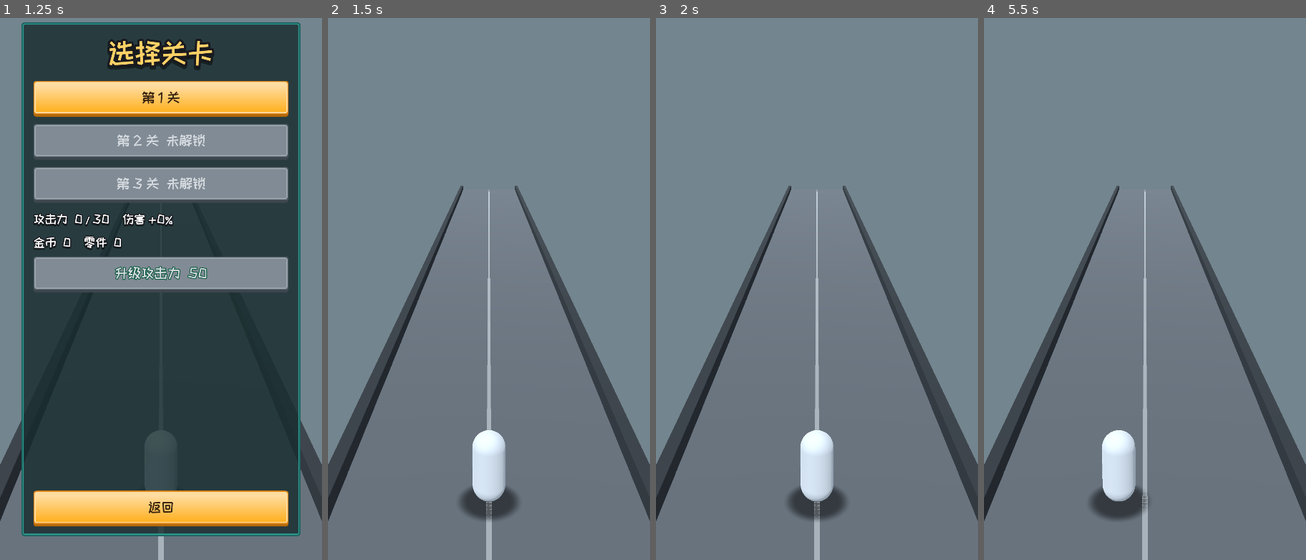
Above: before the commit, frames 1-4 (left to right).
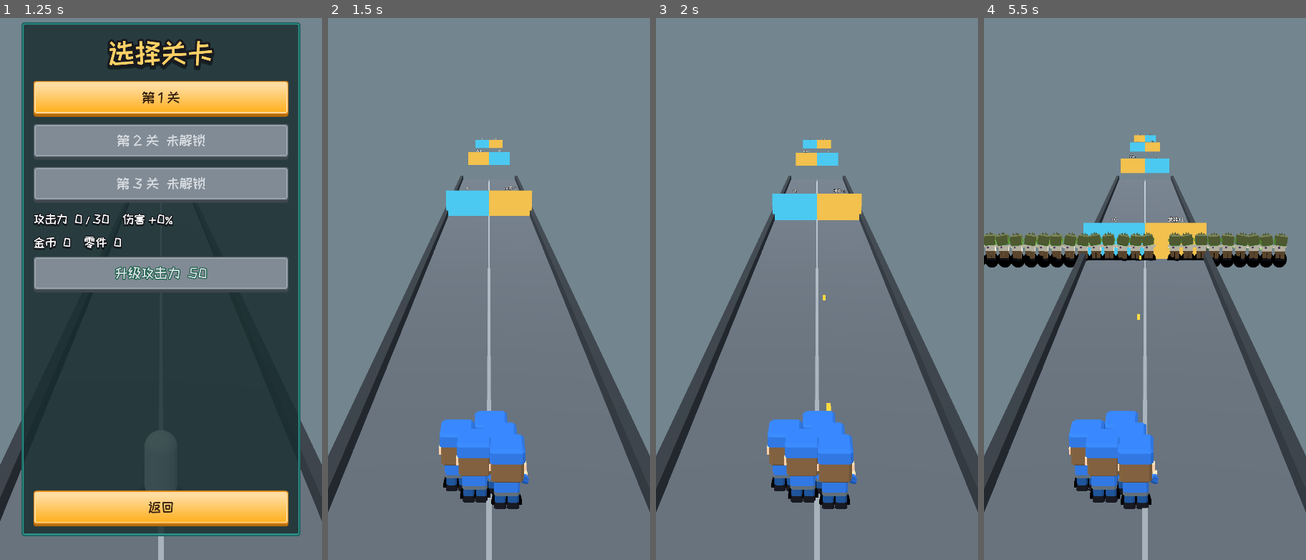
Above: after the commit, the same moments.

Repository: sylsaint/zombie-blaster
Game: Godot game, scene res://scenes/main.tscn
Same seed, same stepped clock (60 frames per second), same inputs: the game is played once before the commit and once after it.
Inputs (mouse positions are in pixels of both pictures, inside the frame that each line leads up to):
- Up to frame 1 (1.25 s): click "开始" at 0.5 s
- Up to frame 2 (1.5 s): click "第 1 关" at 1.25 s
- Up to frame 3 (2 s): no input
- Up to frame 4 (5.5 s): tap Enter at 2 s; move the mouse to (1215, 245) at 2.02 s; hold Shift 2.03-2.75 s; click (1215, 245) at 2.17 s; drag from (1080, 299) to (1128, 386) at 2.77 s; move the mouse to (1177, 148) at 3.52 s; tap Ctrl at 3.6 s; click (1177, 148) at 3.67 s; drag from (1128, 386) to (1048, 186) at 4.27 s; move the mouse to (1241, 359) at 5.02 s; tap Alt at 5.1 s; click (1241, 359) at 5.17 s

Frame 1 is identical in both runs. In frame 2, 9.4% of the frame differs, in the area x 0-100%, y 22-93%; in frame 3, 9.5%; in frame 4, 14%, in the area x 0-100%, y 21-93%.

Commit message:
Render the level-1 squad, gates, and zombie waves in the game scene.
The main scene was ticking the level session while the view stayed on the greybox capsule. LevelHost now presents that session with the existing crowd and gate views, and drag steers the squad.

Co-authored-by: nihilism9 <sylsaint@users.noreply.github.com>

Diff:
--- a/scripts/campaign_flow.gd
+++ b/scripts/campaign_flow.gd
@@ -19,6 +19,9 @@
 var _current_level: int = 1
 var _presented: bool = false
 var _wired: bool = false
+var _shot_path: String = ""
+var _shot_after: float = 6.0
+var _shot_phase: int = 0
 
 
 func _ready() -> void:
@@ -38,6 +41,7 @@
 	store.path = save_path
 	profile = store.load_profile()
 	_show_menu()
+	_arm_level1_shot()
 
 
 func _process(_delta: float) -> void:
@@ -49,6 +53,7 @@
 		zero_gameplay_time = now
 	if session.result != null and not _presented:
 		_present(session.result, now)
+	_tick_level1_shot()
 
 
 func begin_level(level_index: int) -> void:
@@ -80,6 +85,67 @@
 	_refresh_meta()
 
 
+func _arm_level1_shot() -> void:
+	for arg in OS.get_cmdline_user_args():
+		if arg.begins_with("--level1-shot="):
+			_shot_path = arg.trim_prefix("--level1-shot=")
+	if _shot_path == "":
+		return
+	call_deferred("_play_level1_for_shot")
+
+
+func _play_level1_for_shot() -> void:
+	if menu_view != null:
+		var play := menu_view.get_node_or_null("%Play") as BaseButton
+		if play != null:
+			play.pressed.emit()
+	if select_view != null:
+		var level_button := select_view.get_node_or_null("%Level1") as BaseButton
+		if level_button != null:
+			level_button.pressed.emit()
+	_pin_shot_lane()
+
+
+func _pin_shot_lane() -> void:
+	if host == null or host.session == null or host.session.sim == null:
+		return
+	# Left of center, on the level-1 add gate, with both gates still in frame.
+	host.session.sim.squad.target_x = -1.6
+
+
+func _tick_level1_shot() -> void:
+	if _shot_path == "" or _shot_phase >= 2:
+		return
+	_pin_shot_lane()
+	if _shot_phase == 0:
+		if _gameplay_time() < _shot_after:
+			return
+		visible = false
+		_shot_phase = 1
+		return
+	_save_level1_shot()
+	_shot_phase = 2
+	get_tree().quit()
+
+
+func _save_level1_shot() -> void:
+	var viewport := get_viewport()
+	var texture := viewport.get_texture() if viewport != null else null
+	var image: Image = texture.get_image() if texture != null else null
+	if image == null:
+		push_error("Level 1 screenshot viewport was empty")
+		return
+	var path := _shot_path
+	if path.begins_with("res://"):
+		path = ProjectSettings.globalize_path(path)
+	DirAccess.make_dir_recursive_absolute(path.get_base_dir())
+	var err := image.save_png(path)
+	if err != OK:
+		push_error("Could not save level 1 screenshot: %s" % error_string(err))
+		return
+	print("LEVEL1_SHOT %s" % path)
+
+
 func _gameplay_time() -> float:
 	var clock := get_node_or_null("/root/GameClock")
 	if clock == null:
--- a/scripts/gate_view.gd
+++ b/scripts/gate_view.gd
@@ -2,6 +2,8 @@
 extends Node3D
 ## A handful of MeshInstance3D gates. Not part of the crowd batch.
 
+
+const LABEL_FONT := preload("res://assets/ui/fonts/NotoSansSC-Medium.otf")
 
 var _spans: Array[GateSpan] = []
 var _materials: Array[StandardMaterial3D] = []
@@ -56,6 +58,7 @@
 	add_child(mesh_node)
 	var label := Label3D.new()
 	label.text = GateRules.label_for(span)
+	label.font = LABEL_FONT
 	label.position = mesh_node.position + Vector3(0.0, 1.35, 0.0)
 	label.billboard = BaseMaterial3D.BILLBOARD_ENABLED
 	label.font_size = 64
--- a/scripts/level_host.gd
+++ b/scripts/level_host.gd
@@ -3,16 +3,28 @@
 ## Loads chapter-1 levels for the game scene. A run starts only from start_level,
 ## so the greybox boot stays quiet. Meta attack is the squad's existing input
 ## and is not folded into the gate or skill bonus.
+##
+## The fight itself is the existing CombatSim. This node only presents it:
+## CrowdView (the stress-scene MultiMeshes), GateView, and the chase camera.
 
+
+const RAIL_X := 3.75
 
 var levels: Array[LevelData] = []
 var session: LevelSession
 var boss_view: BossView
+var crowd: CrowdView
+var gates: GateView
+var gate_groups: Array = []
 var _running: bool = false
 
 
 func _ready() -> void:
 	levels = LevelCatalog.load_all()
+
+
+func running() -> bool:
+	return _running
 
 
 func start_level(level_index: int, meta_attack_levels: int = 0) -> void:
@@ -23,7 +35,11 @@
 	session = LevelSession.new()
 	session.start(level, get_node("/root/GameClock"))
 	session.sim.squad.meta_attack_levels = clampi(meta_attack_levels, 0, WeaponMods.META_ATTACK_CAP)
+	_ensure_views()
+	_hide_placeholder()
+	_present_gates(level)
 	_running = true
+	_sync_view()
 
 
 func _process(_delta: float) -> void:
@@ -31,9 +47,103 @@
 		return
 	var clock := get_node("/root/GameClock")
 	session.tick(float(clock.gameplay_delta))
-	_sync_boss_view()
+	_sync_view()
 	if session.result != null:
 		_running = false
+
+
+static func groups_from_level(level: LevelData) -> Array:
+	var groups: Array = []
+	if level == null:
+		return groups
+	for event in level.sorted_events():
+		if event.kind != "gate_group":
+			continue
+		var group := GateGroup.new()
+		group.z = -event.distance
+		for spec in event.gates:
+			group.spans.append(span_for_spec(spec))
+		groups.append(group)
+	return groups
+
+
+static func span_for_spec(spec: GateSpec) -> GateSpan:
+	var span := GateSpan.new()
+	if spec == null:
+		return span
+	span.kind = spec.kind
+	span.amount = spec.amount
+	# Same half-lane split GateSpec.contains_x uses. x = 0 belongs to the right gate.
+	if spec.side == "full":
+		span.x_min = -RAIL_X
+		span.x_max = RAIL_X
+	elif spec.side == "left":
+		span.x_min = -RAIL_X
+		span.x_max = 0.0
+	else:
+		span.x_min = 0.0
+		span.x_max = RAIL_X
+	return span
+
+
+func _ensure_views() -> void:
+	if crowd != null and is_instance_valid(crowd):
+		return
+	var parent := get_parent()
+	if parent == null:
+		return
+	crowd = CrowdView.new()
+	crowd.name = "Crowd"
+	parent.add_child(crowd)
+	crowd.setup()
+	gates = GateView.new()
+	gates.name = "Gates"
+	parent.add_child(gates)
+
+
+func _present_gates(level: LevelData) -> void:
+	gate_groups = groups_from_level(level)
+	if gates != null:
+		gates.build(gate_groups)
+
+
+func _hide_placeholder() -> void:
+	var parent := get_parent()
+	if parent == null:
+		return
+	var player := parent.get_node_or_null("Player")
+	if player == null:
+		return
+	for child_name in ["Body", "BlobShadow"]:
+		var mesh := player.get_node_or_null(child_name) as GeometryInstance3D
+		if mesh != null:
+			mesh.visible = false
+
+
+func _sync_view() -> void:
+	if session == null or session.sim == null:
+		return
+	if crowd != null:
+		crowd.sync(session.sim)
+	if gates != null:
+		gates.refresh()
+	_follow_squad()
+	_sync_boss_view()
+
+
+func _follow_squad() -> void:
+	var parent := get_parent()
+	if parent == null:
+		return
+	var anchor := session.sim.squad.position
+	var camera := parent.get_node_or_null("ChaseCamera") as Camera3D
+	if camera != null:
+		camera.position = Vector3(0.0, 8.5, anchor.z + 12.0)
+		camera.look_at(Vector3(0.0, 1.0, anchor.z - 16.0), Vector3.UP)
+	for node_name in ["Ground", "CenterStripe", "RailLeft", "RailRight"]:
+		var mesh := parent.get_node_or_null(node_name) as Node3D
+		if mesh != null:
+			mesh.position.z = anchor.z - 20.0
 
 
 func _sync_boss_view() -> void:
--- a/scripts/player.gd
+++ b/scripts/player.gd
@@ -1,5 +1,5 @@
 extends Node3D
-## Greybox squad stand-in. Horizontal drag moves X; Z stays put until levels exist.
+## Horizontal drag. During a level it steers the squad; the menu still slides the stand-in.
 
 const _LaneMotion := preload("res://scripts/lane_motion.gd")
 
@@ -21,5 +21,19 @@
 	if drag.index != 0:
 		return
 	var width := get_viewport().get_visible_rect().size.x
-	position.x = _LaneMotion.apply_drag(position.x, drag.relative.x, width, lane_half_width)
+	var squad := _live_squad()
+	if squad != null:
+		squad.apply_drag(drag.relative.x, width)
+	else:
+		position.x = _LaneMotion.apply_drag(position.x, drag.relative.x, width, lane_half_width)
 	get_viewport().set_input_as_handled()
+
+
+func _live_squad() -> SquadAnchor:
+	var parent := get_parent()
+	if parent == null:
+		return null
+	var host := parent.get_node_or_null("LevelHost") as LevelHost
+	if host == null or not host.running() or host.session == null or host.session.sim == null:
+		return null
+	return host.session.sim.squad
--- /dev/null
+++ b/tests/test_level1_playable.gd
@@ -0,0 +1,171 @@
+extends GutTest
+## Boots the main scene, taps 开始 then 第 1 关, and runs the real level.
+
+
+const RUN_SECONDS := 15.0
+const FRAME_CAP := 8000
+
+
+func test_level1_spawns_gates_squad_and_zombies() -> void:
+	var packed := load("res://scenes/main.tscn") as PackedScene
+	var main := packed.instantiate()
+	add_child_autofree(main)
+	await get_tree().process_frame
+	var menu := main.get_node("UI/MainMenu") as MainMenu
+	var play := menu.get_node("%Play") as Button
+	assert_eq(play.text, "开始")
+	assert_true(menu.visible)
+	play.pressed.emit()
+	await get_tree().process_frame
+	var select := main.get_node("UI/LevelSelect") as LevelSelect
+	var level_button := select.get_node("%Level1") as Button
+	assert_false(level_button.disabled)
+	assert_eq(level_button.text, "第 1 关")
+	level_button.pressed.emit()
+
+	var host := main.get_node("LevelHost") as LevelHost
+	assert_not_null(host.session, "level 1 did not start")
+	assert_eq(host.session.level.level_index, 1)
+	assert_false((main.get_node("Player/Body") as GeometryInstance3D).visible)
+	assert_false((main.get_node("Player/BlobShadow") as GeometryInstance3D).visible)
+	_assert_gates_match_level(host)
+	_assert_drag_steers_the_squad(main, host)
+
+	var add_gate := _first_add_gate(host.session.level)
+	assert_not_null(add_gate, "level 1 has no add-soldier gate")
+	var add_side := _add_side(add_gate)
+	var squad := host.session.sim.squad
+	var clock := get_node("/root/GameClock")
+	var started := float(clock.gameplay_time)
+	var prev_count := squad.count
+	var prev_traveled := host.session.traveled
+	var count_before := -1
+	var count_after := -1
+	var crossed := false
+	var soldiers_seen := 0
+	var enemies_seen := 0
+	var spawned := 0
+	# 15 s of gameplay through the same LevelHost._process the scene runs.
+	# Stepping the clock keeps the run on game time instead of a stalled frame.
+	var steps := int(round(RUN_SECONDS / 0.05))
+	var frames := 0
+	while frames < steps and frames < FRAME_CAP:
+		_pin_add_side(squad, add_side)
+		clock.advance(0.05)
+		host._process(0.05)
+		frames += 1
+		if host.session == null or host.session.sim == null:
+			break
+		squad = host.session.sim.squad
+		soldiers_seen = maxi(soldiers_seen, _visible(host.crowd.squad_body_mm))
+		enemies_seen = maxi(enemies_seen, _enemy_instances(host.crowd))
+		spawned = maxi(spawned, host.session.sim.enemies.kill_count + host.session.grunt_alive())
+		if not crossed and prev_traveled < add_gate.distance and host.session.traveled + 0.0001 >= add_gate.distance:
+			count_before = prev_count
+			count_after = squad.count
+			crossed = true
+		prev_count = squad.count
+		prev_traveled = host.session.traveled
+	assert_almost_eq(float(clock.gameplay_time) - started, RUN_SECONDS, 0.06, "clock did not advance %s s (%d steps)" % [RUN_SECONDS, frames])
+	assert_true(crossed, "squad never reached the add gate at %.1f m (traveled %.2f, soldiers %d)" % [add_gate.distance, host.session.traveled, squad.count])
+	assert_ne(count_after, count_before, "add gate did not change the soldier count (%d)" % count_before)
+	assert_gt(count_after, count_before, "add gate lowered the squad from %d to %d" % [count_before, count_after])
+	assert_gt(host.crowd.squad_body_mm.multimesh.instance_count, 0)
+	assert_gt(host.crowd.squad_weapon_mm.multimesh.instance_count, 0)
+	assert_gt(host.crowd.grunt_mm.multimesh.instance_count, 0)
+	assert_gt(soldiers_seen, 0, "soldier MultiMesh never drew an instance")
+	assert_gt(enemies_seen, 0, "enemy MultiMesh never drew an instance")
+	assert_gt(spawned, 0, "no zombies spawned")
+	assert_gt(squad.count, 0, "the squad was wiped before 15 s")
+	assert_null(host.session.result)
+
+
+func _assert_gates_match_level(host: LevelHost) -> void:
+	var level := host.session.level
+	var configured := level.gate_groups()
+	assert_eq(configured.size(), level.gate_group_count)
+	assert_gt(configured.size(), 0)
+	assert_eq(host.gate_groups.size(), configured.size())
+	var expected_spans := 0
+	var i := 0
+	while i < configured.size():
+		var event := configured[i]
+		var group := host.gate_groups[i] as GateGroup
+		assert_not_null(group)
+		assert_almost_eq(group.z, -event.distance, 0.001)
+		assert_eq(group.spans.size(), event.gates.size())
+		var s := 0
+		while s < event.gates.size():
+			var spec := event.gates[s] as GateSpec
+			var span := group.spans[s] as GateSpan
+			var built := LevelHost.span_for_spec(spec)
+			assert_eq(span.kind, spec.kind)
+			assert_almost_eq(span.amount, spec.amount, 0.001)
+			assert_almost_eq(span.x_min, built.x_min, 0.001)
+			assert_almost_eq(span.x_max, built.x_max, 0.001)
+			expected_spans += 1
+			s += 1
+		i += 1
+	var meshes := 0
+	var labels := 0
+	for child in host.gates.get_children():
+		if child is MeshInstance3D and (child as MeshInstance3D).visible:
+			meshes += 1
+		elif child is Label3D and (child as Label3D).visible:
+			labels += 1
+			assert_ne((child as Label3D).text, "")
+	assert_eq(meshes, expected_spans)
+	assert_eq(labels, expected_spans)
+
+
+func _assert_drag_steers_the_squad(main: Node, host: LevelHost) -> void:
+	var squad := host.session.sim.squad
+	var before := squad.target_x
+	var width := main.get_viewport().get_visible_rect().size.x
+	assert_gt(width, 0.0)
+	var drag := InputEventScreenDrag.new()
+	drag.index = 0
+	drag.position = Vector2(width * 0.5, 400.0)
+	drag.relative = Vector2(width * 0.25, 0.0)
+	drag.velocity = drag.relative
+	main.get_viewport().push_input(drag)
+	assert_gt(squad.target_x, before, "drag did not move the squad")
+
+
+func _pin_add_side(squad: SquadAnchor, side: String) -> void:
+	if side == "right":
+		squad.target_x = SquadAnchor.LANE_HALF_WIDTH
+	elif side == "full":
+		squad.target_x = 0.0
+	else:
+		squad.target_x = -SquadAnchor.LANE_HALF_WIDTH
+
+
+func _first_add_gate(level: LevelData) -> LevelEvent:
+	for event in level.sorted_events():
+		if event.kind != "gate_group":
+			continue
+		if _add_side(event) != "":
+			return event
+	return null
+
+
+func _add_side(event: LevelEvent) -> String:
+	for spec in event.gates:
+		var gate := spec as GateSpec
+		if gate != null and gate.kind == GateRules.ADD:
+			return gate.side
+	return ""
+
+
+func _visible(node: MultiMeshInstance3D) -> int:
+	if node == null or node.multimesh == null:
+		return 0
+	return node.multimesh.visible_instance_count
+
+
+func _enemy_instances(crowd: CrowdView) -> int:
+	var total := 0
+	for node in [crowd.grunt_mm, crowd.walker_lod_mm, crowd.runner_mm, crowd.runner_lod_mm]:
+		total += _visible(node)
+	return total
Binary file added: docs/qa/screens/level1.png
Not shown, added: tests/test_level1_playable.gd.uid
Not shown, added: tools/shot_level1.sh
